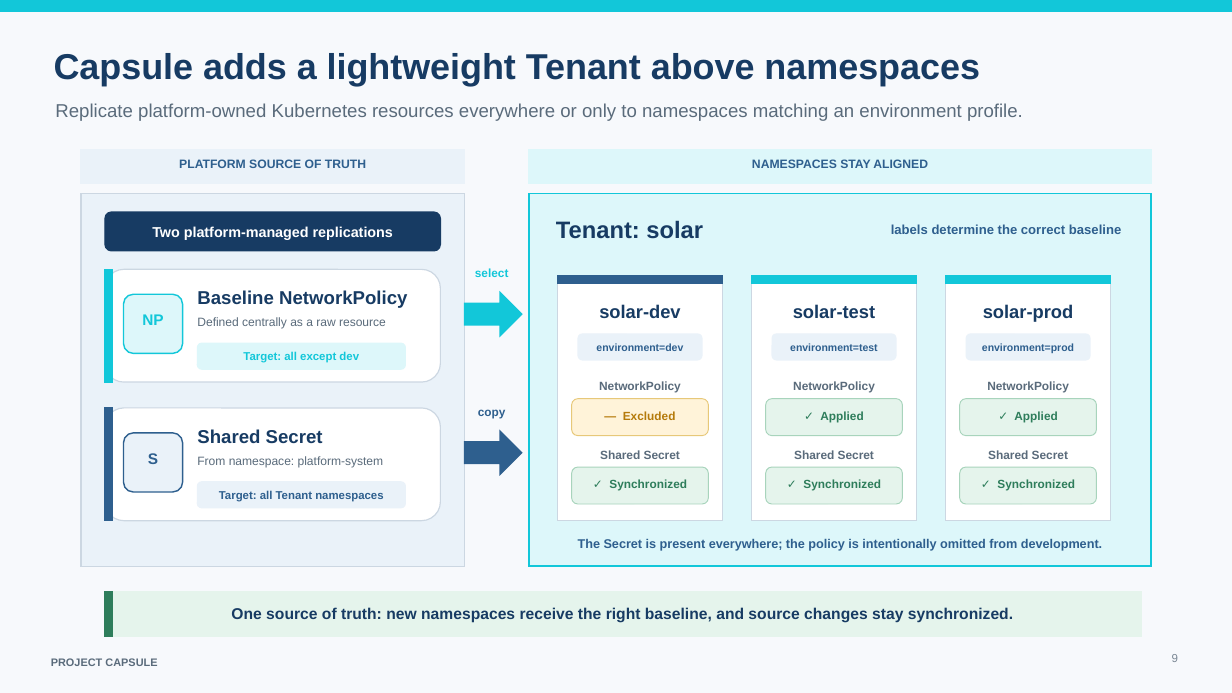
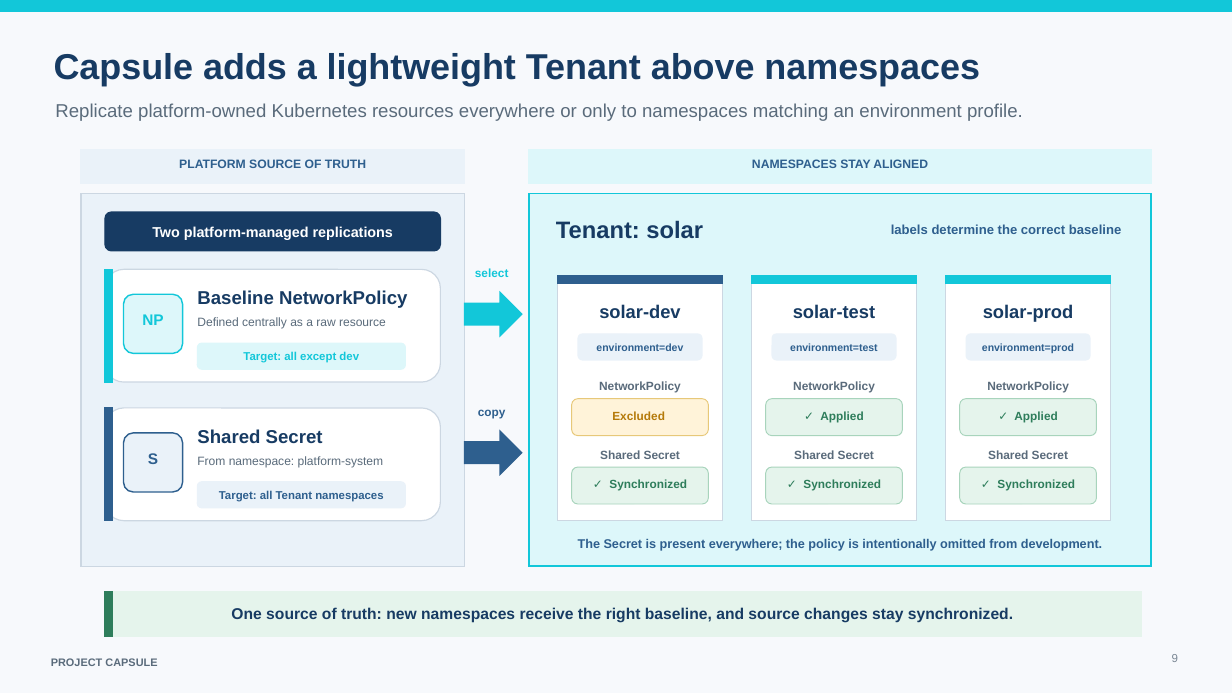
Before and after one commit to projectcapsule/website, a slide deck: slide 9 of presentations/Project_Capsule_Overview.pptx. Drawn at 1232x693 pixels with LibreOffice and Linux fonts; fonts in the diff are those of the drawing. Boxes give left, top, right and bottom in pixels: in the first picture for what was removed or moved away, otherwise in the second. Text is boxed around its words. In the diff, an @@ line names an element or a change of style, - is before the commit and + after.

```diff
--- a/presentations/Project_Capsule_Overview.pptx
+++ b/presentations/Project_Capsule_Overview.pptx
@@ text at bbox=[612, 411, 665, 420]: text changed @@
-— Excluded
+Excluded
```
Also in this commit, not shown: 7 other slides changed.
